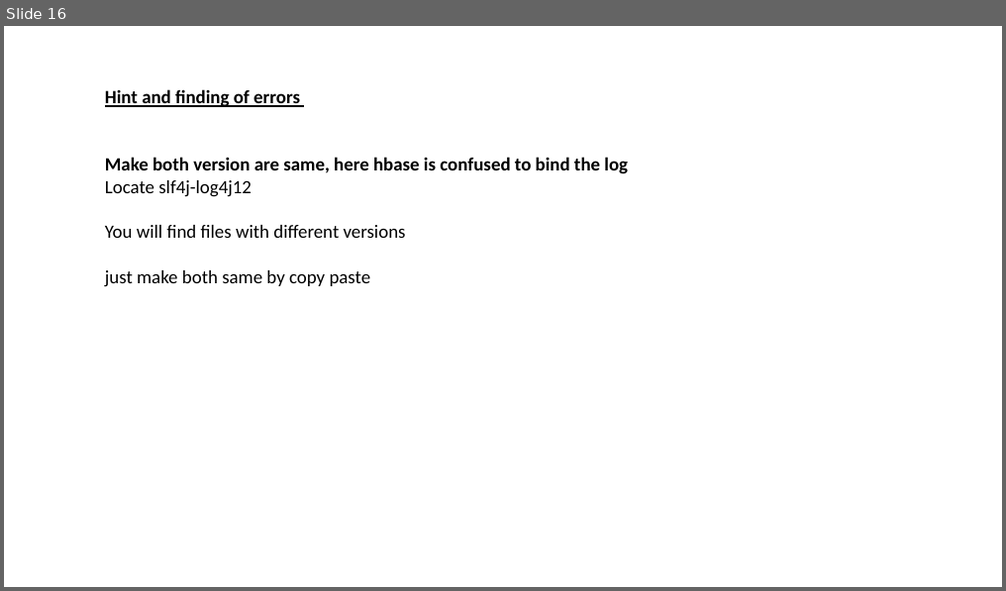
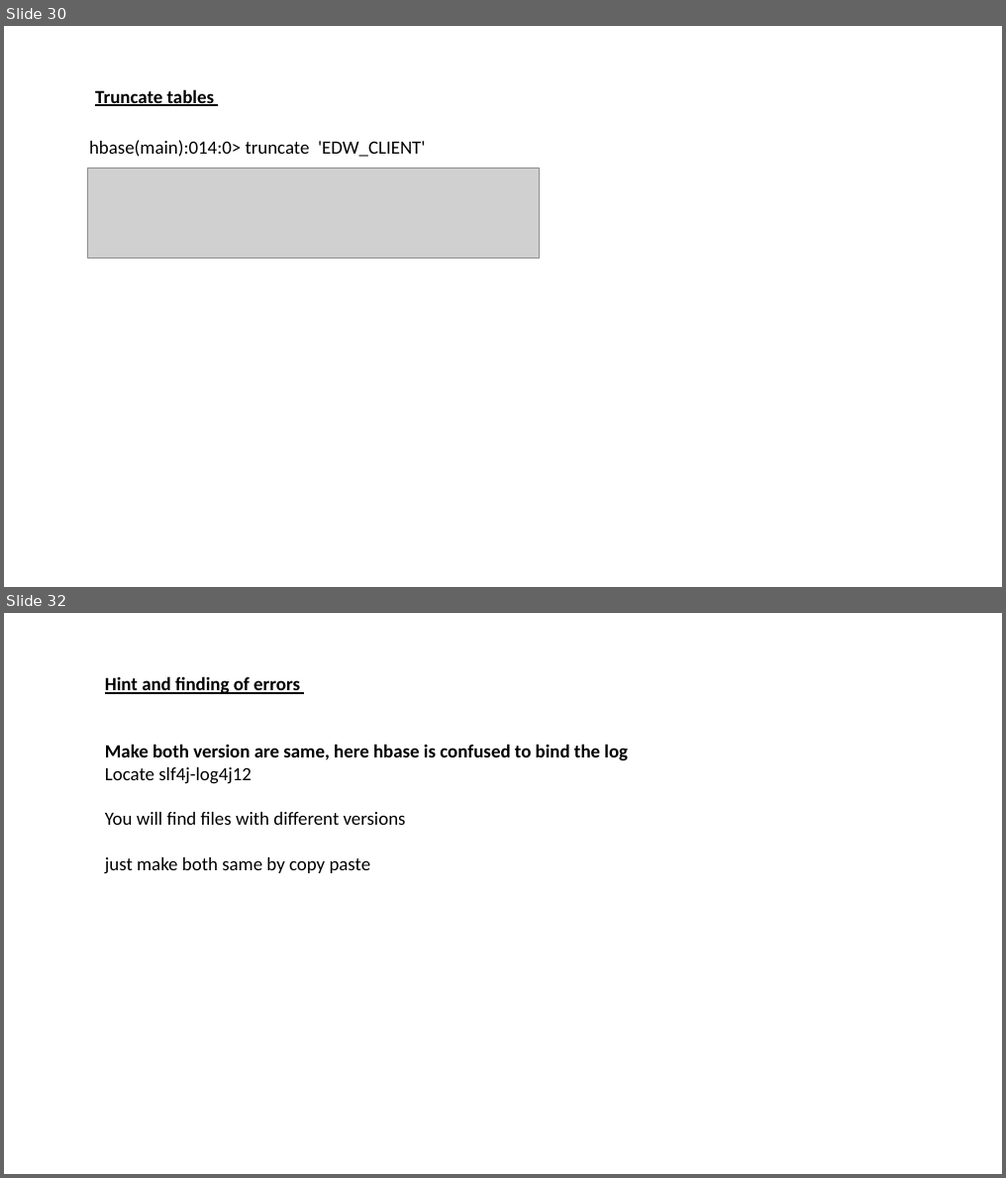
Before and after one commit to aashmishra/Bigdata_ppt, a slide deck: hbase.pptx. Shown one above the other, each under a label of ours: slide 16 before the commit, slides 30 and 32 after it; the slides between them are not shown. The pictures are 1006x591 and 1006x1178 pixels, drawn with LibreOffice and Linux fonts; fonts in the diff are those of the drawing; grey boxes stand for pictures. Boxes give left, top, right and bottom in pixels: in the first picture for what was removed or moved away, otherwise in the second. Text is boxed around its words. In the diff, an @@ line names an element or a change of style, - is before the commit and + after.

```diff
--- a/hbase.pptx
+++ b/hbase.pptx
@@ slide 30 added at [4, 26, 1002, 587], background #FFFFFF @@
@@ text added at [95, 89, 214, 106], 18 pt, text #000000, bold, underline @@
+Truncate tables
@@ text added at [89, 140, 426, 157], 18 pt, text #000000 @@
+hbase(main):014:0> truncate 'EDW_CLIENT'
@@ picture added at [88, 169, 539, 258] @@
@@ what was slide 16 is now slide 32 @@
```
Also in this commit, not shown: 3 slides changed, 15 other slides added.
